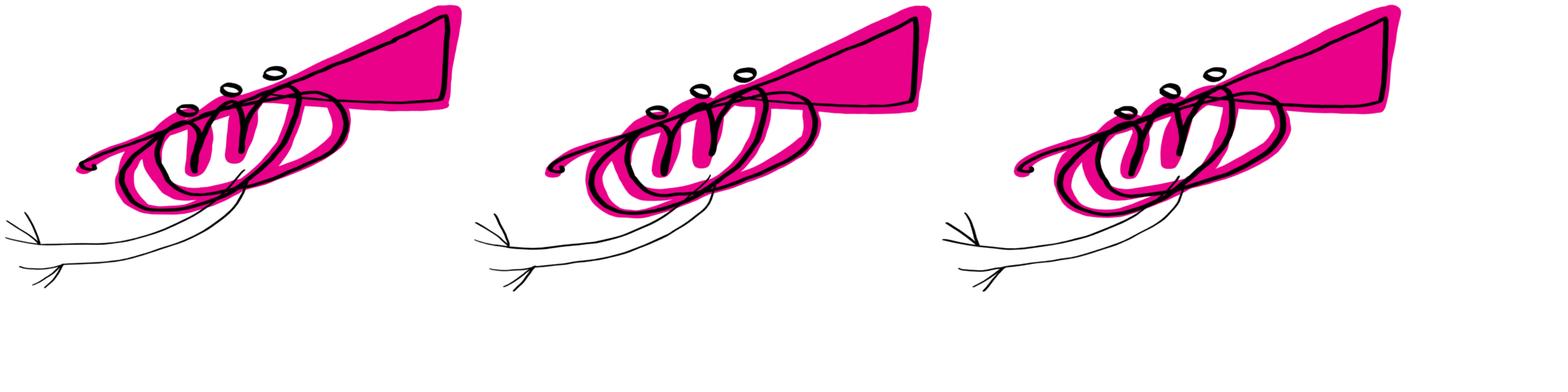
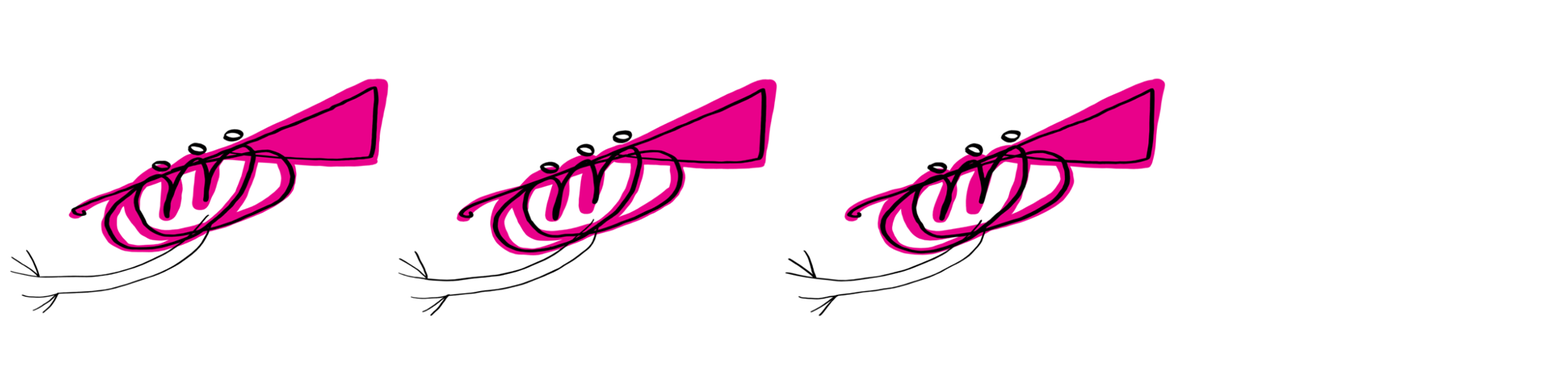
The second 1568 × 392 image is a revision of the first. Changes to its layers:
removed layer "sheet_Trumpet-P-ipad-retina.png" over bbox(4, 3, 1402, 293)
added layer "Pasted Layer #4" above "Pasted Layer" over bbox(9, 78, 1167, 317)
